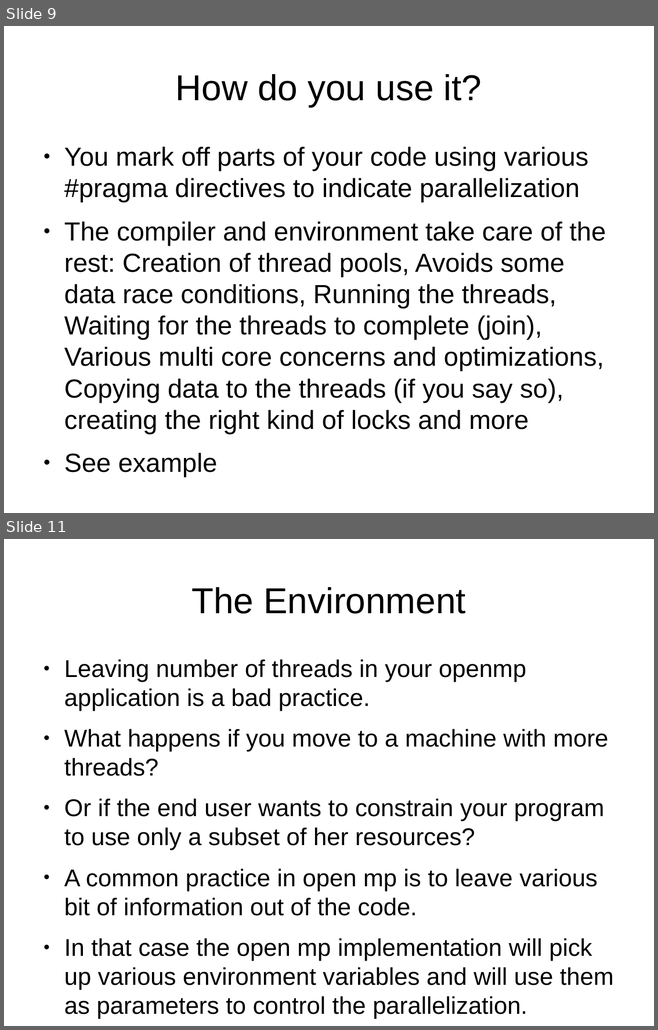
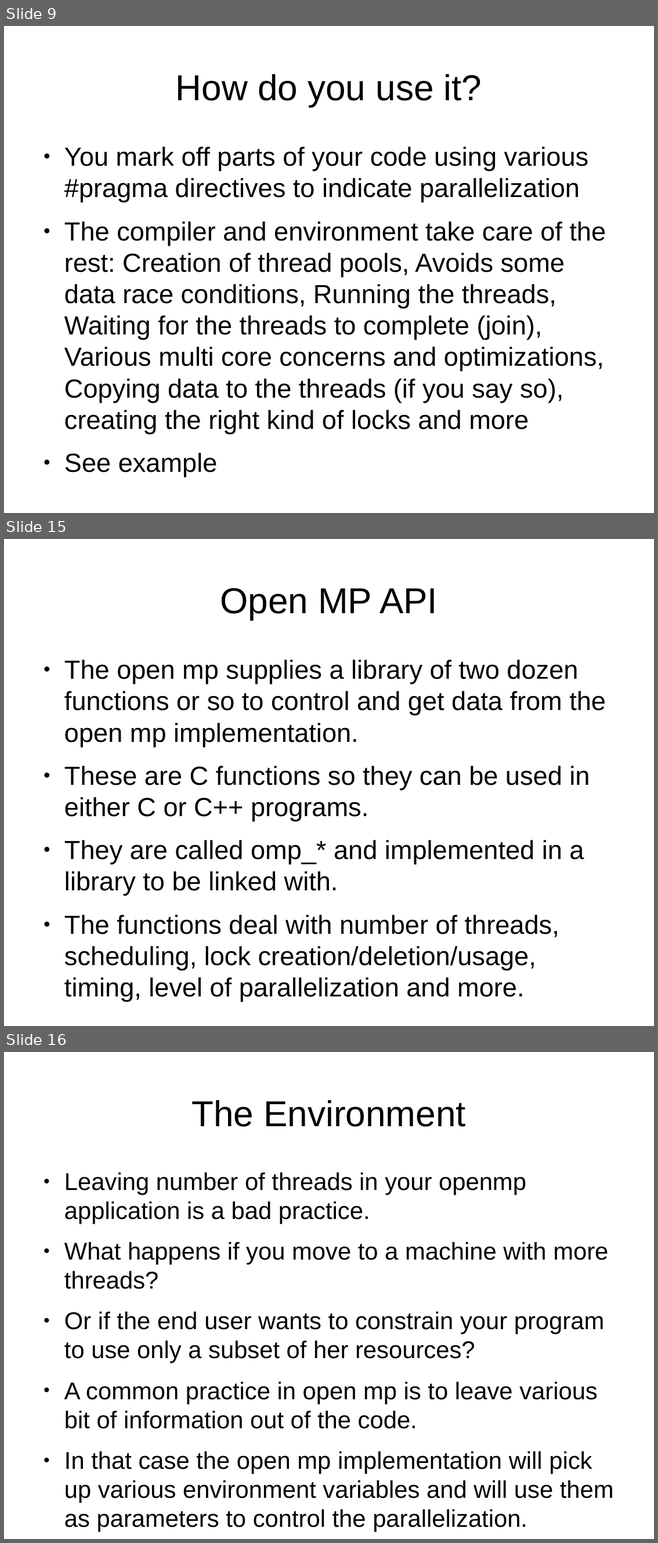
Before and after one commit to veltzer/demos-linux, a slide deck: multi_core/openmp.odp. Shown one above the other, each under a label of ours: slides 9 and 11 before the commit, slides 9, 15 and 16 after it; the slides between them are not shown. The pictures are 658x1030 and 658x1543 pixels, drawn with LibreOffice and Linux fonts; fonts in the diff are those of the drawing. Boxes give left, top, right and bottom in pixels: in the first picture for what was removed or moved away, otherwise in the second. Text is boxed around its words. In the diff, an @@ line names an element or a change of style, - is before the commit and + after.

```diff
--- a/multi_core/openmp.odp
+++ b/multi_core/openmp.odp
@@ slide 15 added at [4, 539, 654, 1026], background #FFFFFF @@
@@ title added at [220, 588, 437, 620], 44 pt, text #000000 @@
+Open MP API
@@ text added at [64, 660, 605, 970], 32 pt, text #000000 @@
+● The open mp supplies a library of two dozen functions or so to control and get data from the open mp implementation.
+● These are C functions so they can be used in either C or C++ programs.
+● They are called omp_* and implemented in a library to be linked with.
+● The functions deal with number of threads, scheduling, lock creation/deletion/usage, timing, level of parallelization and more.
@@ what was slide 11 is now slide 16 @@
```
Also in this commit, not shown: 1 slide changed, 9 other slides added, 4 other files.
